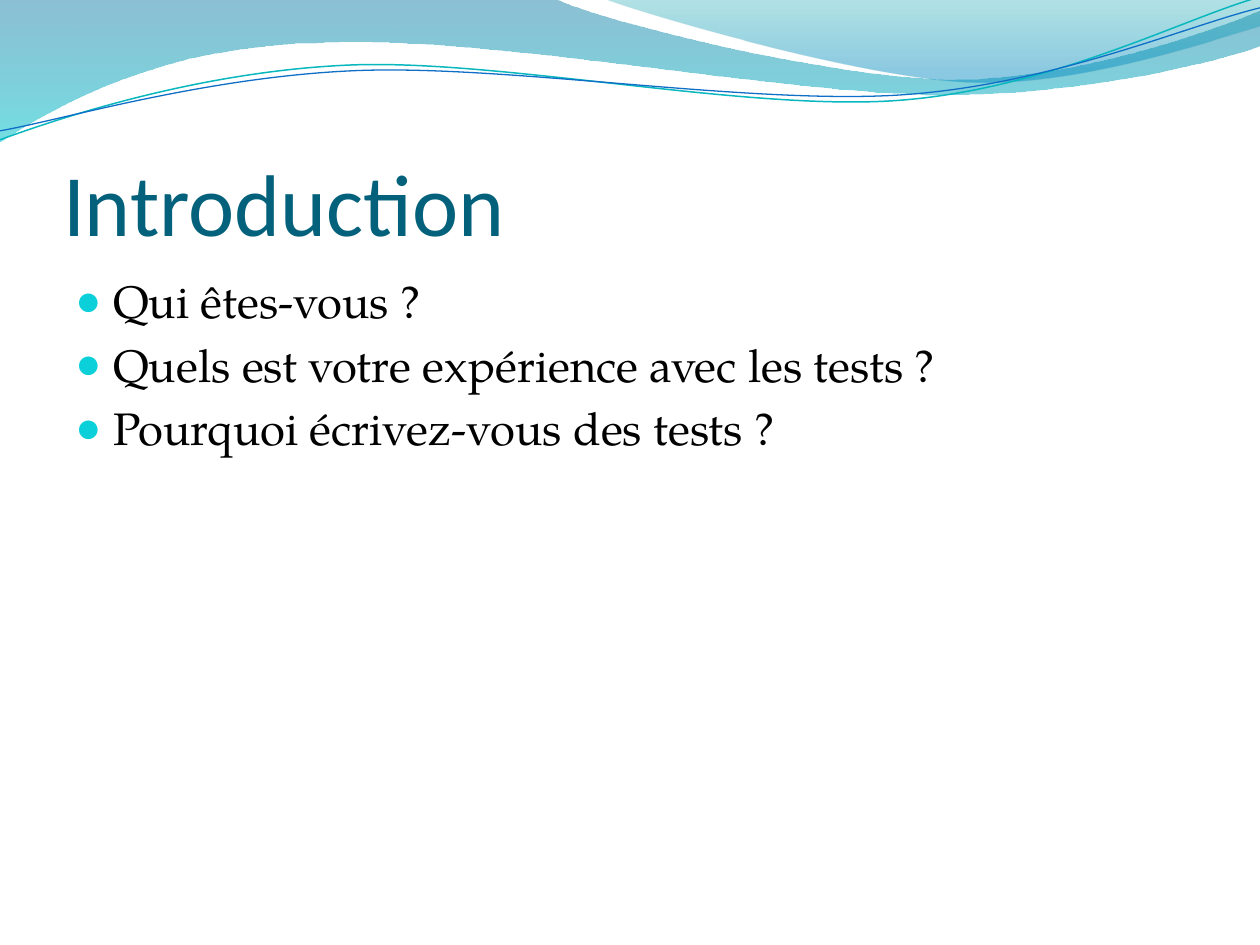
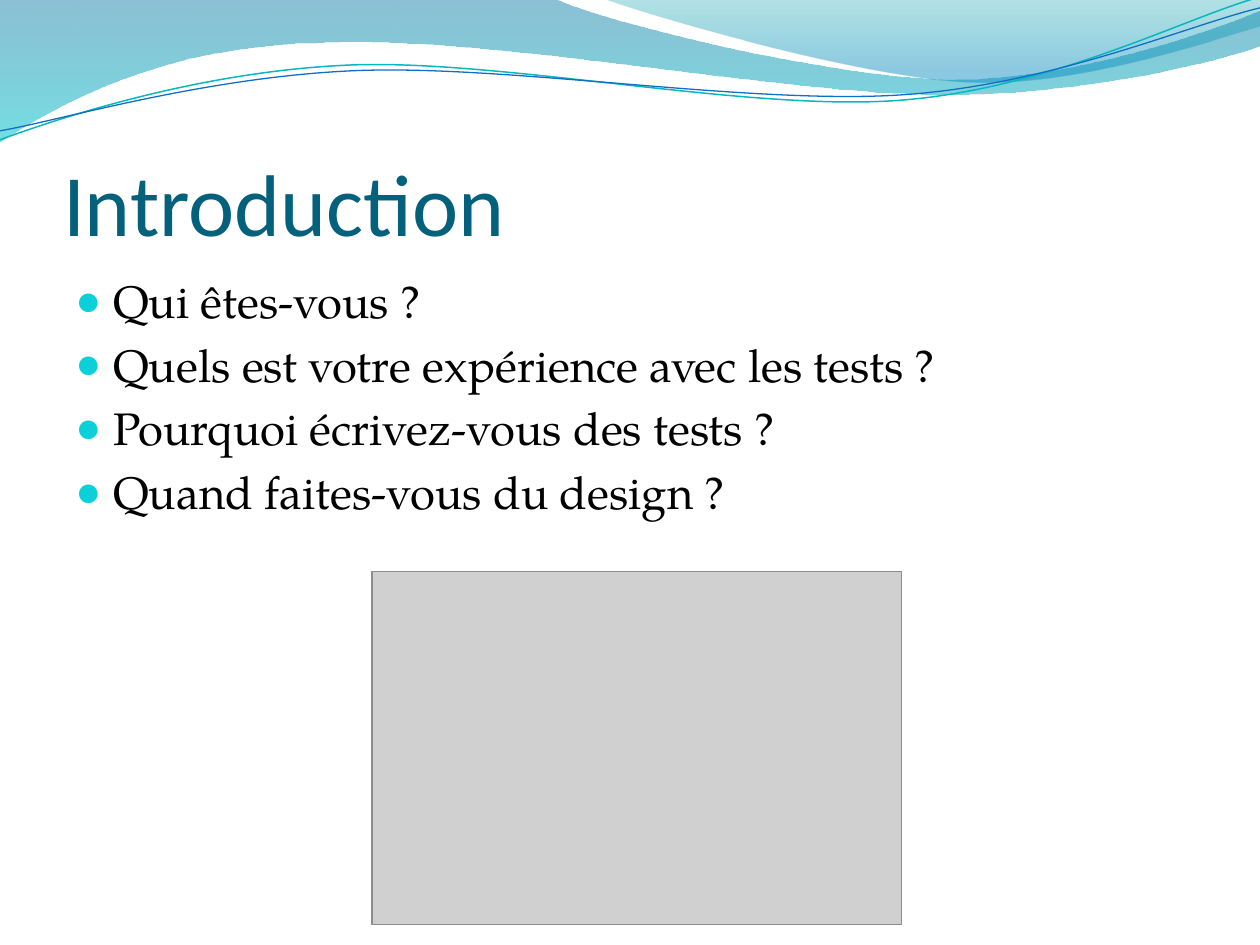
Before and after one commit to mathieucans/TDD.Trainig, a slide deck: slide 2 of docs/Introduction au TDD.2016.pptx. Drawn at 1260x945 pixels with LibreOffice and Linux fonts; fonts in the diff are those of the drawing; grey boxes stand for pictures; background and template pictures are left out. Boxes give left, top, right and bottom in pixels: in the first picture for what was removed or moved away, otherwise in the second. Text is boxed around its words. In the diff, an @@ line names an element or a change of style, - is before the commit and + after.

```diff
--- a/docs/Introduction au TDD.2016.pptx
+++ b/docs/Introduction au TDD.2016.pptx
@@ text at box(113, 475, 694, 522): paragraph added @@
+● Quand faites-vous du design ?
@@ picture added at box(372, 572, 901, 925) @@
```
Also in this commit, not shown: 9 other slides changed, 19 slides added, 8 slides removed.
